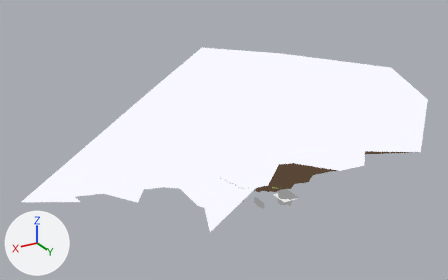
One commit to the Blender file alpine.blend: the scene before it, then after it.
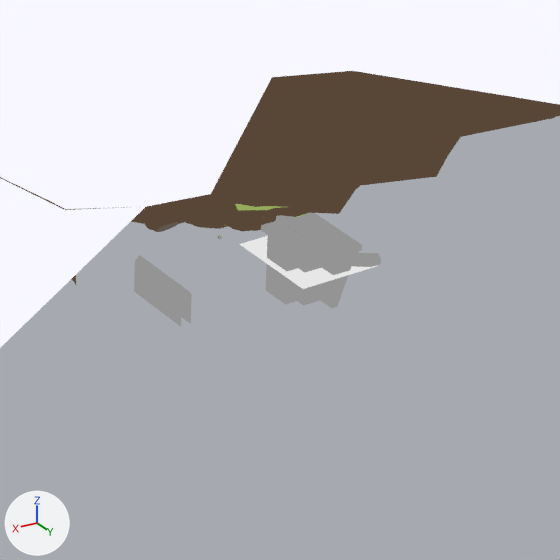
Each version appears first whole from a 50 mm lens placed at (1267.0, 1765.0, 1172.0), pointed at (207.0, -2.0, 288.0), and next in a close-up on the part from 51% to 74% of the width and 54% to 90% of the height. The axes (+X, +Y, +Z) are drawn at lower left. The lights are the same throughout.

Before the edit, the objects in view are built like this:
```python
me_bridge_fog_mesh = bpy.data.meshes.new('bridge_fog_mesh')
me_bridge_fog_mesh.from_pydata([(-13.6, 65.2, -63.7), (51.1, 65.2, -63.7), (-13.6, 141.4, -63.7), (51.1, 141.4, -63.7)], [], [(1, 2, 0), (1, 3, 2)])
me_bridge_fog_mesh.polygons.foreach_set('use_smooth', [True] * 2)
me_bridge_fog_mesh.materials.append(mat_unused)
me_bsp_mesh = bpy.data.meshes.new('bsp_mesh')
me_bsp_mesh.from_pydata(...)  # 4291 vertices, 6638 faces; spans x -293.0..982.0, y -410.0..560.0, z -121.0..488.0
# faces by material slot: [2392, 248, 286, 385, 1780, 1505, 42]
me_bsp_mesh.materials.append(mat_alpine_wall)  # its picture is missing
me_bsp_mesh.materials.append(mat_alpine_excavated)  # its picture is missing
me_bsp_mesh.materials.append(mat_alpine_floor)  # its picture is missing
me_bsp_mesh.materials.append(mat_alpine_trim)  # yellow #e7cc7a
me_bsp_mesh.materials.append(mat_alpine_cliff)  # its picture is missing
me_bsp_mesh.materials.append(mat_alpine_ground)  # its picture is missing
me_bsp_mesh.materials.append(mat_sky)
ob_bridge_fog = bpy.data.objects.new('bridge_fog', me_bridge_fog_mesh)
ob_bridge_fog.parent = ob_frame
ob_bridge_fog.location = (-59.96, -53.11, 77.23)
_m = ob_bridge_fog.modifiers.new('Triangulate', 'TRIANGULATE')
ob_bsp = bpy.data.objects.new('bsp', me_bsp_mesh)
ob_bsp.parent = ob_frame
ob_bsp.location = (-115.5, -53.01, 29.27)
```
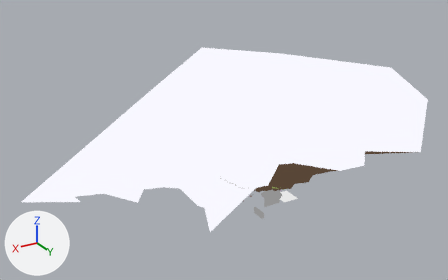
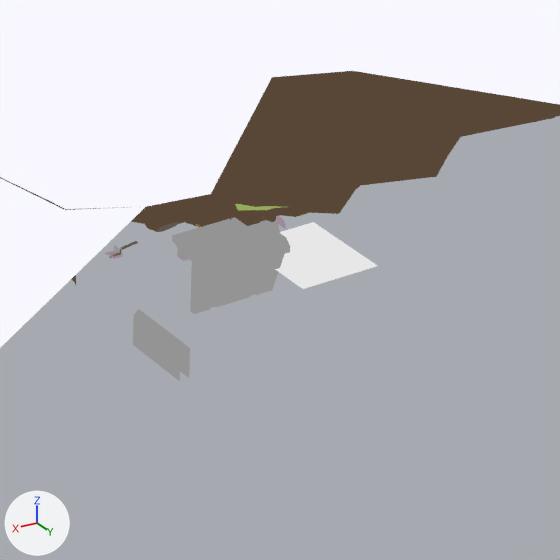
Changed parts and their boxes [x1, y1, x2, y2] in the close-ups (560 x 560 px; the box of a moved part takes in the faces that stretch with it):
```json
{"object": "bsp", "change": "reshaped", "before": [0, 0, 560, 348], "after": [0, 0, 560, 381]}
{"part": 1, "of": "me_bsp_mesh", "change": "moved or reshaped", "before": [134, 255, 192, 327], "after": [133, 309, 190, 381]}
{"part": 2, "of": "me_bsp_mesh", "change": "added", "after": [172, 217, 290, 314]}
{"part": 3, "of": "me_bsp_mesh", "change": "added", "after": [105, 241, 138, 259]}
{"part": 4, "of": "me_bsp_mesh", "change": "cut back", "before": [261, 213, 381, 308], "after": [261, 216, 286, 233]}
{"object": "bridge_fog", "change": "unchanged, uncovered by the edit", "before": [240, 236, 378, 289], "after": [275, 222, 378, 289]}
```

The change, as JSON lines over the scene's bpy script:
```json
{"block": "me_bsp_mesh", "where": "# used by ob_bsp; parent = ob_frame; location = (-115.5, -53.01, 29.27)"}
{"op": "remove", "block": "me_bsp_mesh", "code": "me_bsp_mesh.from_pydata(...)  # 4291 vertices, 6638 faces; spans x -293.0..982.0, y -410.0..560.0, z -121.0..488.0"}
{"op": "add", "block": "me_bsp_mesh", "code": "me_bsp_mesh.from_pydata(...)  # 4335 vertices, 6582 faces, 2 loose edges; spans x -293.0..982.0, y -410.0..560.0, z -121.0..488.0"}
{"block": "me_bsp_mesh", "change": "me_bsp_mesh part 1: the loose piece of 16 vertices spanning x 179.0..187.0, y 53.0..112.0, z -36.0..-9.0 is moved by (0.0, 0.0, -43.0)"}
{"block": "me_bsp_mesh", "change": "me_bsp_mesh part 2: a new loose piece of 506 vertices spanning x 102.0..173.0, y 71.0..119.0, z -37.0..11.0"}
{"block": "me_bsp_mesh", "change": "me_bsp_mesh part 3: a new loose piece of 60 vertices spanning x 187.0..209.0, y 47.0..59.0, z -3.0..4.0"}
{"block": "me_bsp_mesh", "change": "me_bsp_mesh part 4: 7 vertices moved from x 76.0..138.0, y -11.0..115.0, z -42.0..15.0 to x 76.0..141.0, y -12.0..91.0, z -17.0..14.0; 647 vertices removed from x 35.0..176.0, y 10.0..192.0, z -42.0..40.0; 41 vertices added at x 35.0..177.0, y 8.0..91.0, z -3.0..42.0"}
```
